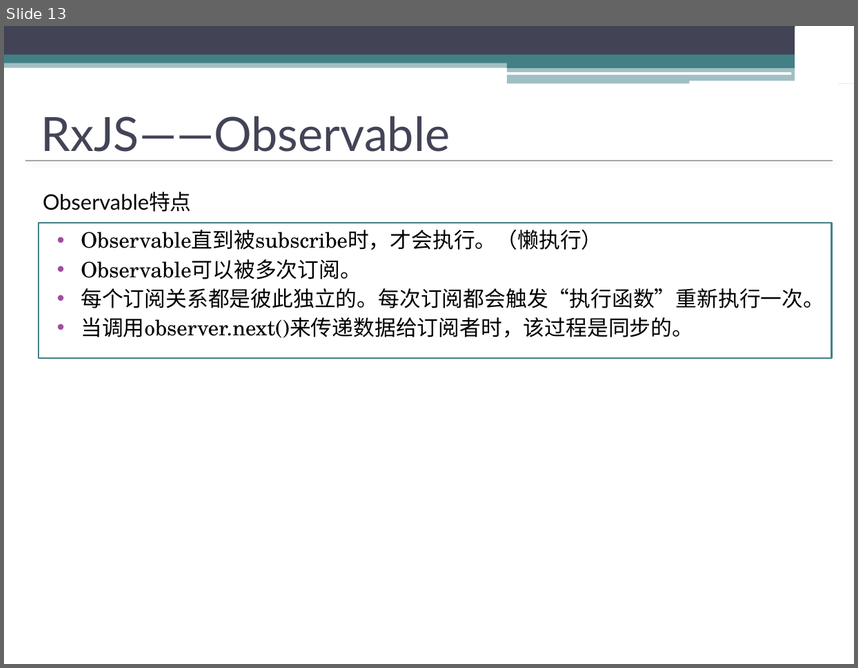
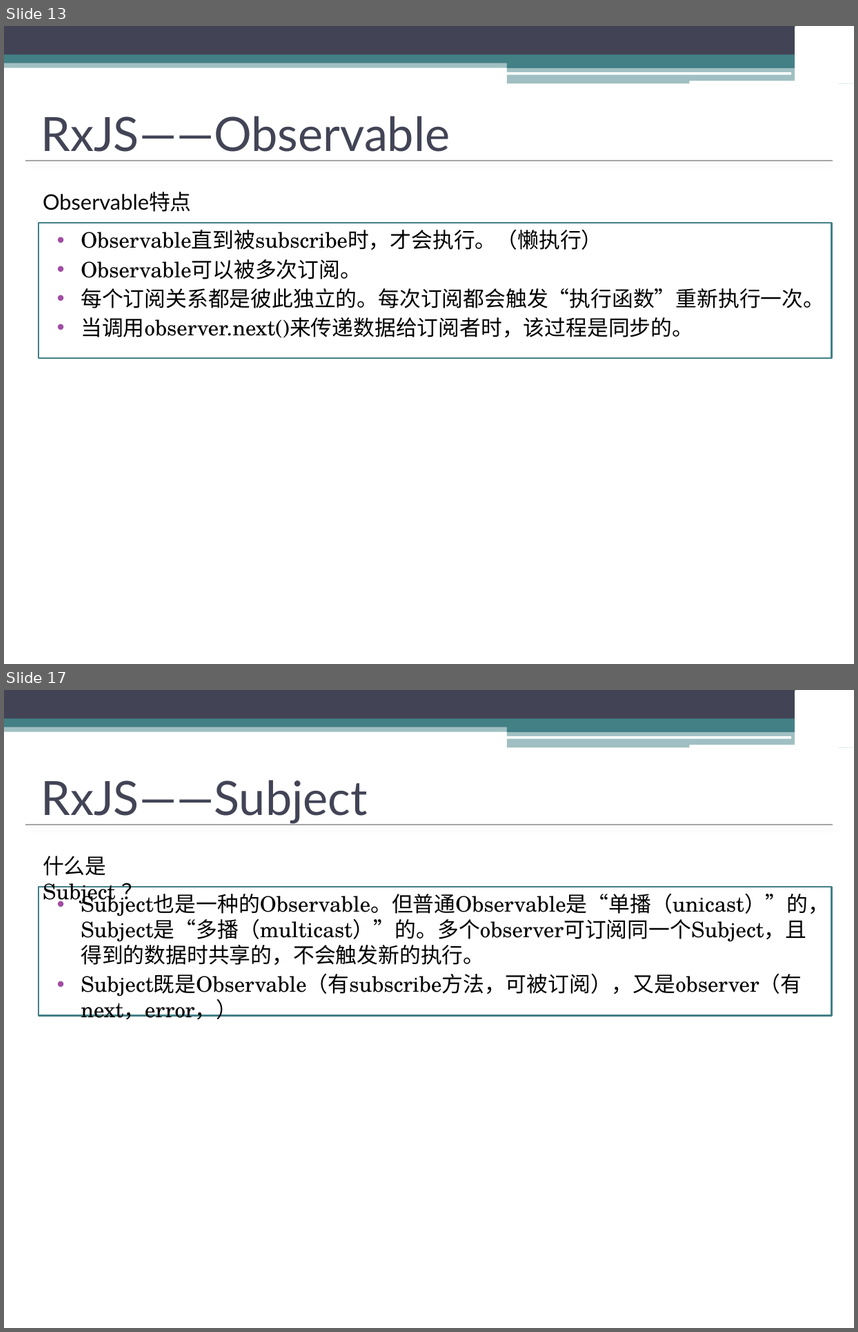
Before and after one commit to watermoonlx/rxjs_demo, a slide deck: Rxjs分享/New Microsoft PowerPoint Presentation.pptx. Shown one above the other, each under a label of ours: slide 13 before the commit, slides 13 and 17 after it; the slides between them are not shown. The pictures are 858x668 and 858x1332 pixels, drawn with LibreOffice and Linux fonts; fonts in the diff are those of the drawing; background and template pictures are left out. Boxes give left, top, right and bottom in pixels: in the first picture for what was removed or moved away, otherwise in the second. Text is boxed around its words. In the diff, an @@ line names an element or a change of style, - is before the commit and + after.

```diff
--- a/Rxjs分享/New Microsoft PowerPoint Presentation.pptx
+++ b/Rxjs分享/New Microsoft PowerPoint Presentation.pptx
@@ slide 17 added at bbox=[4, 690, 854, 1328], background #FFFFFF; not listed: 15 template elements that a slide beside it also shows @@
@@ title added at bbox=[41, 780, 368, 824], 40 pt, text #424456 @@
+RxJS——Subject
@@ text added at bbox=[43, 856, 115, 906], 18 pt, text #000000 @@
+什么是Subject ？
@@ text added at bbox=[38, 887, 831, 1015], fill #FFFFFF, outline #438086 1.5 pt, 18 pt, text #000000 @@
+• Subject也是一种的Observable。但普通Observable是“单播（unicast）”的，Subject是“多播（multicast）”的。多个observer可订阅同一个Subject，且得到的数据时共享的，不会触发新的执行。
+• Subject既是Observable（有subscribe方法，可被订阅），又是observer（有next，error，）
```
Also in this commit, not shown: 1 slide changed, 3 other slides added, 1 other file.
